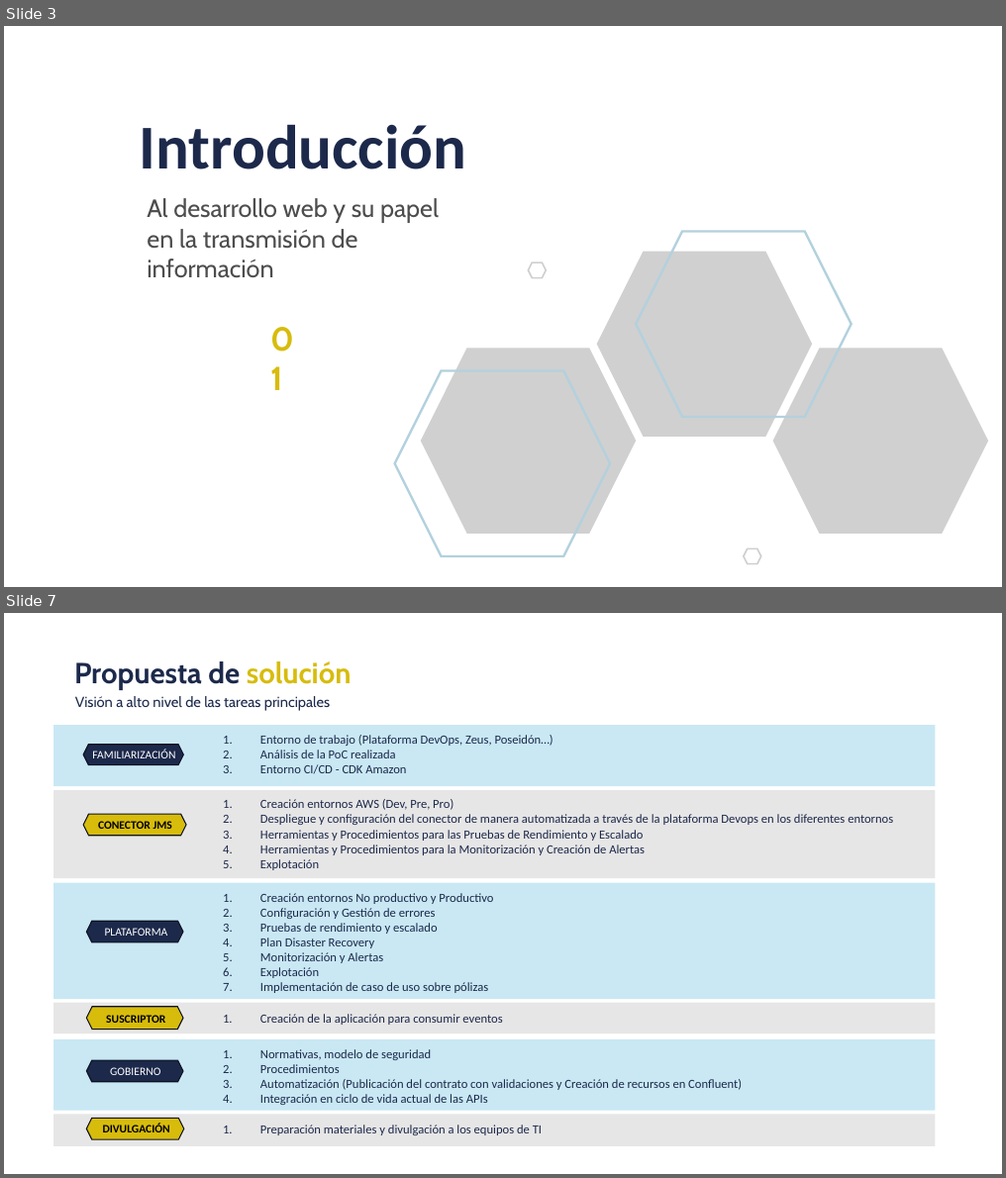
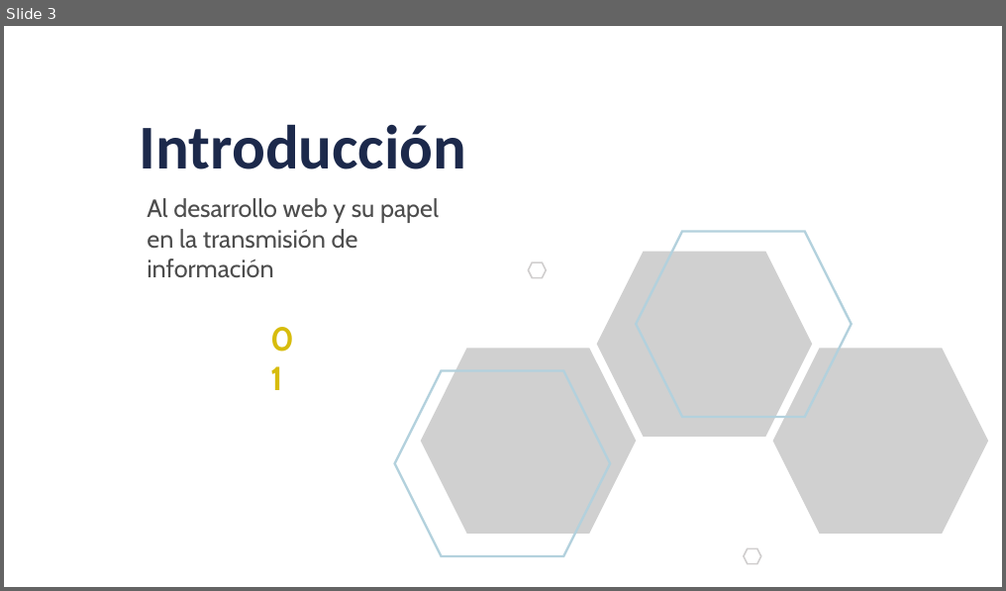
Before and after one commit to dqnid/uxcale-usal-front-presentation, a slide deck: AXPE_FRONT_TallerUSAL_.pptx. Shown one above the other, each under a label of ours: slides 3 and 7 before the commit, slide 3 after it; the slides between them are not shown. The pictures are 1006x1178 and 1006x591 pixels, drawn with LibreOffice and Linux fonts; fonts in the diff are those of the drawing; grey boxes stand for pictures; background and template pictures are left out. Boxes give left, top, right and bottom in pixels: in the first picture for what was removed or moved away, otherwise in the second. Text is boxed around its words. In the diff, an @@ line names an element or a change of style, - is before the commit and + after.

```diff
--- a/AXPE_FRONT_TallerUSAL_.pptx
+++ b/AXPE_FRONT_TallerUSAL_.pptx
@@ slide 7 removed at (4,613,1002,1174), background #FFFFFF @@
@@ text removed at (74,662,351,690) @@
-Propuesta de solución
@@ text removed at (75,696,330,711) @@
-Visión a alto nivel de las tareas principales
@@ rectangle removed at (54,725,935,786) @@
@@ hexagon removed at (83,745,183,765) @@
@@ text removed at (92,750,175,759) @@
-FAMILIARIZACIÓN
@@ text removed at (260,735,553,774) @@
-1. Entorno de trabajo (Plataforma DevOps, Zeus, Poseidón…)
-2. Análisis de la PoC realizada
-3. Entorno CI/CD - CDK Amazon
@@ rectangle removed at (54,790,935,878) @@
@@ hexagon removed at (83,814,186,836) @@
@@ text removed at (260,799,893,870) @@
-1. Creación entornos AWS (Dev, Pre, Pro)
-2. Despliegue y configuración del conector de manera automatizada a través de la plataforma Devops en los diferentes entornos
-3. Herramientas y Procedimientos para las Pruebas de Rendimiento y Escalado
-4. Herramientas y Procedimientos para la Monitorización y Creación de Alertas
-5. Explotación
@@ text removed at (98,821,172,829) @@
-CONECTOR JMS
@@ rectangle removed at (54,883,935,999) @@
@@ text removed at (260,893,493,993) @@
-1. Creación entornos No productivo y Productivo
-2. Configuración y Gestión de errores
-3. Pruebas de rendimiento y escalado
-4. Plan Disaster Recovery
-5. Monitorización y Alertas
-6. Explotación
-7. Implementación de caso de uso sobre pólizas
@@ hexagon removed at (86,922,183,943) @@
@@ text removed at (105,928,168,936) @@
-PLATAFORMA
@@ rectangle removed at (54,1003,935,1035) @@
@@ hexagon removed at (86,1007,183,1029) @@
@@ text removed at (106,1015,165,1023) @@
-SUSCRIPTOR
@@ text removed at (260,1014,502,1025) @@
-1. Creación de la aplicación para consumir eventos
@@ rectangle removed at (54,1040,935,1111) @@
@@ text removed at (260,1050,742,1105) @@
-1. Normativas, modelo de seguridad
-2. Procedimientos
-3. Automatización (Publicación del contrato con validaciones y Creación de recursos en Confluent)
-4. Integración en ciclo de vida actual de las APIs
@@ hexagon removed at (86,1060,183,1082) @@
@@ text removed at (110,1067,160,1075) @@
-GOBIERNO
@@ rectangle removed at (54,1115,935,1147) @@
@@ hexagon removed at (86,1118,183,1140) @@
@@ text removed at (103,1124,170,1133) @@
-DIVULGACIÓN
@@ text removed at (260,1125,542,1136) @@
-1. Preparación materiales y divulgación a los equipos de TI
```
Also in this commit, not shown: 4 slides changed, 3 slides added, 13 other files.
